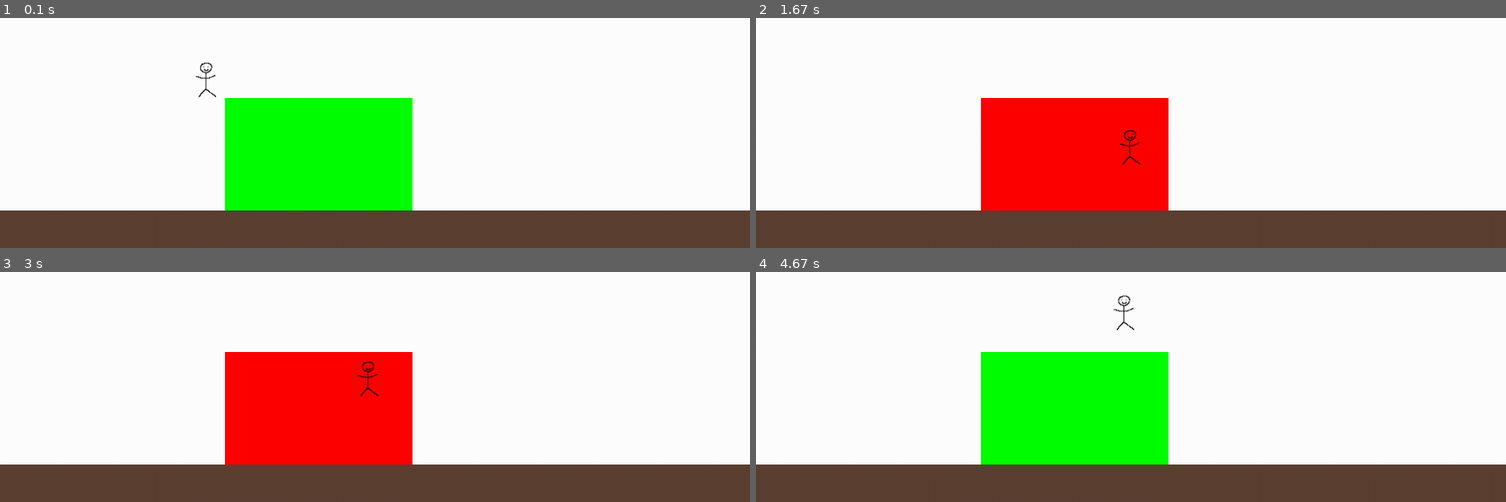
Above: before the commit, frames 1-4 (two rows, left to right).
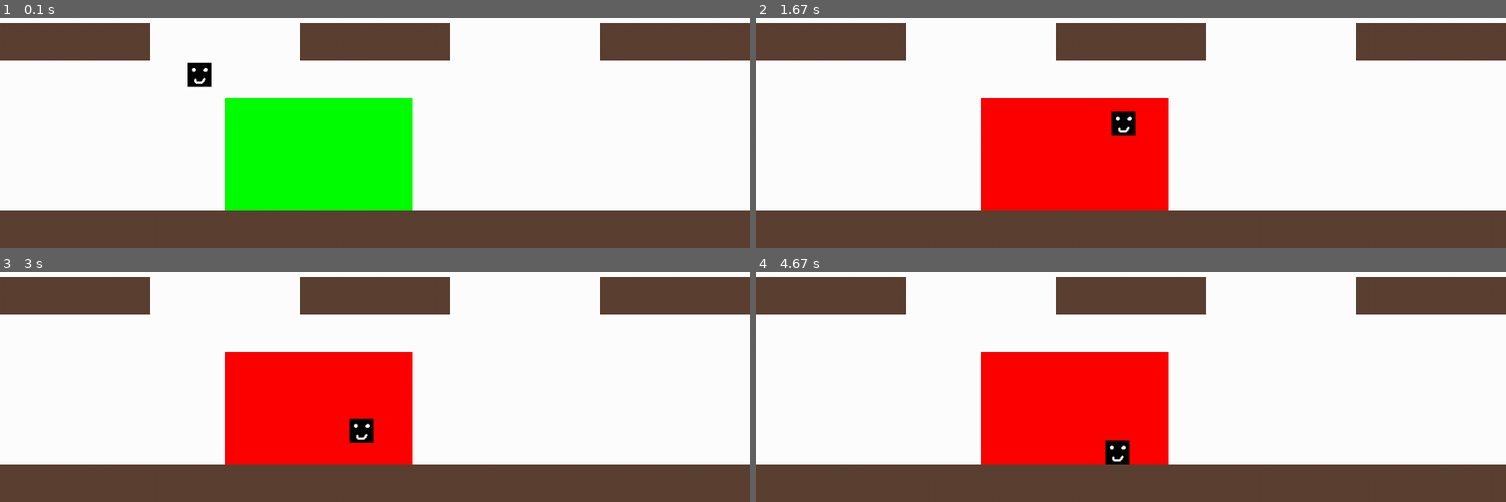
Above: after the commit, the same moments.

Repository: KDO1T/Return-To-Sender
Game: pygame game, started from main.py
Same seed, same stepped clock (60 frames per second), same inputs: the game is played once before the commit and once after it.
Inputs:
- Up to frame 1 (0.1 s): no input
- Up to frame 2 (1.67 s): hold Space 0.33-0.8 s; hold D 0.33-0.8 s; tap Space at 0.83, 1.23, 1.53 s; hold D 1.17-1.63 s
- Up to frame 3 (3 s): hold W 1.67-1.97 s; tap Space at 1.73, 2.07, 2.37, 2.57, 2.87 s; hold D 2-2.47 s; hold A from 2.5 s (still down)
- Up to frame 4 (4.67 s): release A at 3.03 s; hold A 3.4-3.8 s; tap Space at 3.47, 3.77, 3.9, 4.3, 4.6 s; hold W 3.83-4.2 s; hold D from 4.23 s (still down)

The runs differ from the first frame. In frame 1, 10% of the frame differs, in the area x 0-100%, y 2-35%; in frame 2, 10%; in frame 3, 10%; in frame 4, 22%, in the area x 0-100%, y 2-84%.

Commit message:
fixed collision bug when the player used the touch the side of a platform, they would teleport to the top. instead i had to change the order of my collision checks so that the horizontal movement would coincide with the horizontal check, and the vertical movement would be with the vertical check so the game wouldnt prioritize one check over the other
also changed the sprite used to a blocky character to get a better understanding of collision

Diff:
--- a/main.py
+++ b/main.py
@@ -11,7 +11,7 @@
 
 
 # *--PLAYER STUFF--*
-player_sprite = pygame.image.load('sprites/jimmy.png')
+player_sprite = pygame.image.load('sprites/jimmy_2.png')
 moving_up = False
 moving_down = False
 moving_right = False
@@ -24,11 +24,16 @@
 object_rect = pygame.Rect(300, 300, 250,250)
 
 # *--TILES OBJECTS--*
-tiles = [pygame.Rect(0, window_size[1]-50, 200,50 ), pygame.Rect(200, window_size[1]-50, 200,50),
+floor_tiles = [pygame.Rect(0, window_size[1]-50, 200,50 ), pygame.Rect(200, window_size[1]-50, 200,50),
          pygame.Rect(400, window_size[1]-50, 200,50), pygame.Rect(600, window_size[1]-50, 200,50),
-         pygame.Rect(800, window_size[1]-50, 200,50 ),pygame.Rect(1000, window_size[1]-50, 200,50 ) ]
+         pygame.Rect(800, window_size[1]-50, 200,50 ),pygame.Rect(1000, window_size[1]-50, 200,50 ),
+         ]
 
-
+platform_tiles = [
+                 pygame.Rect(0, window_size[1]-300, 200,50 ),
+                pygame.Rect(400, window_size[1]-300, 200,50),
+                pygame.Rect(800, window_size[1]-300, 200,50 )
+                ]
 
 
 
@@ -37,7 +42,7 @@
 running = True
 while running:
 
-    max_air_jumps = 1
+    # max_air_jumps = 1
     jump = False
 
        # *--INPUT DETECTION--*
@@ -62,7 +67,8 @@
                 moving_left = True
             if event.key == pygame.K_SPACE:
 
-                if  player_y_momentum >= 0 and player_y_momentum <= 1: #player touching ground
+                #positive y momentum is downward | negative y momentum is upward
+                if  player_y_momentum >= 0 and player_y_momentum <= 1:#player touching ground
                     can_jump = True
                 else:
                     can_jump = False
@@ -70,42 +76,11 @@
                 print(player_y_momentum)
                 print(can_jump)
 
-                if can_jump == True:  #positive y momentum is downward | negative y momentum is upward
+                if can_jump == True:
                     #player is jumping from a stable surface i.e. not in the air
                     jump = True
                 else:
                     jump = False
-
-
-
-                    #player is falling or going up
-                    # air_jumps += 1
-                    # if air_jumps > max_air_jumps:
-                    #     for tile in tiles:
-                    #         if player_rect.colliderect(tile):
-                    #             air_jumps = 0
-                    #         else:
-                    #             jump = False
-                    #             air_jumps = 0
-                    # else:
-                    #     jump = True
-
-                # if can_jump is True:
-                #     for tile in tiles:
-                #         if player_rect.colliderect(tile):
-
-                #             #player jumps from platform
-                #             jump = True #character jumps
-                #             can_jump = True
-
-                #         else:
-                #             #player jumps in the air
-                #             if air_jump_count < max_air_jumps:
-                #                 air_jump_count += 1
-                #             else:
-                #                 can_jump = False
-                #                 air_jump_count = 0
-
 
 
 
@@ -124,7 +99,38 @@
     player_movement = [0,0]
 
 
-     # *--PLAYER GRAVITY--*
+
+
+
+
+
+
+    # *--HORIZONTAL MOVEMENT + COLLISIONS--*
+
+    #left and right movement
+    if moving_right == True:
+        player_movement[0]= 4
+        player_rect.x += player_movement[0]
+
+    if moving_left == True:
+        player_movement[0]= -4
+        player_rect.x += player_movement[0]
+
+    #collisions
+    for tile in platform_tiles:
+        if player_rect.colliderect(tile):
+
+            if player_movement[0] > 0:
+                player_rect.right = tile.left
+
+            if player_movement[0] < 0:
+                player_rect.left = tile.right
+
+
+
+    # *-- VERTICAL MOVEMENT + VERTICAL COLLISIONS --*
+
+    #gravity
     player_movement[1] = player_y_momentum
 
     player_y_momentum += 0.2
@@ -133,62 +139,17 @@
 
     player_rect.y += player_movement[1]
 
-    # *--JUMPING--*
+    #jump
+    if jump == True:
+        player_y_momentum = -4.5
 
 
-    if jump == True:
-        player_y_momentum = -6
-
-        # @ player_y_momentum -= 5 for diminishing jumps
-
-        #wanna try add double jump but donno how
-        #if and for statement make each jump increment by 1 until 2 then cannot jump until touch floor
-
-
-
-     # *--PLAYER MOVEMENT--*
-
-    if moving_right == True:
-        player_movement[0]= 4
-        player_rect.x += player_movement[0]
-
-    if moving_left == True:
-        player_movement[0]= -4
-        player_rect.x += player_movement[0]
-
-
-
-
-
-
-
-
-
-
-
-
-    # *--TILE COLLISIONS--*
-
-
-        # *-- HORIZONTAL COLLISIONS --*
-    # for tile in tiles:
-    #     if player_rect.colliderect(tile):
-
-    #         if player_movement[0] > 0:
-    #             player_rect.right = tile.left
-
-    #         if player_movement[0] < 0:
-    #             player_rect.left = tile.right
-
-
-    #  ^^if i turn this on it bugs the whole game out
-
-        # *-- VERTICAL COLLISIONS --*
-    for tile in tiles:
+    for tile in floor_tiles:
         if player_rect.colliderect(tile):
             if player_movement[1] > 0:
                 player_rect.bottom = tile.top
                 player_y_momentum = 0 # <-- basically tells the game that i can stop falling now
+                print("you can jump")
 
             if player_movement[1] < 0:
                 player_rect.top = tile.bottom
@@ -196,6 +157,16 @@
 
 
 
+    for tile in platform_tiles:
+        if player_rect.colliderect(tile):
+            if player_movement[1] > 0:
+                player_rect.bottom = tile.top
+                player_y_momentum = 0 # <-- basically tells the game that i can stop falling now
+                print("you can jump")
+
+            if player_movement[1] < 0:
+                player_rect.top = tile.bottom
+                player_y_momentum = 0 # <-- same with this
 
 
 
@@ -210,7 +181,10 @@
     else:
         pygame.draw.rect(screen, (0, 255, 0), object_rect)
 
-    for tile in tiles:
+    for tile in floor_tiles:
+        pygame.draw.rect(screen, (92, 64, 51), tile)
+
+    for tile in platform_tiles:
         pygame.draw.rect(screen, (92, 64, 51), tile)
 
 
Binary file added: sprites/jimmy_2.png
